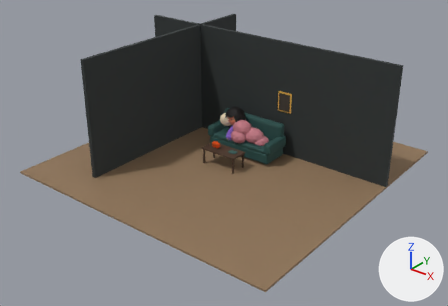
An edit to the Blender file reels/week-reel/episode.blend, drawn before and after from the same camera.
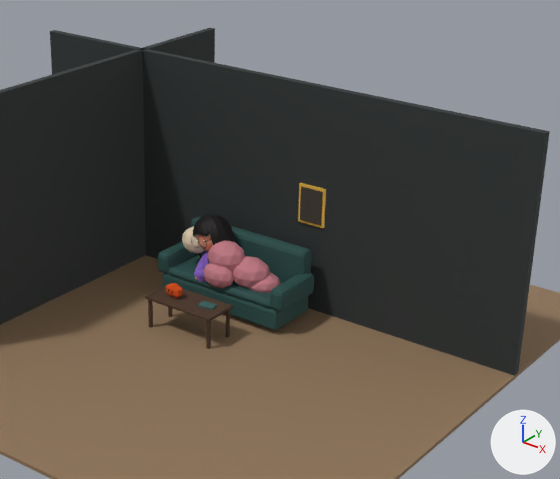
Each version appears first whole from a camera (50 mm lens) standing at (9.45, -12.11, 7.68) and looking at (0.18, -0.52, 0.5), and next in a close-up on the part from 29% to 91% of the width and 0% to 78% of the height. Arrows for +X, +Y and +Z are at lower right; the lights stay in place. The first two pictures are the older version.

The first close-up shows 'Blanket', 'CoffeeTable', 'Human_Hair', 'Room_Floor', 'Room_Picture', 'Room_PictureFrame', 'Room_Walls', 'Sofa' and 5 more.
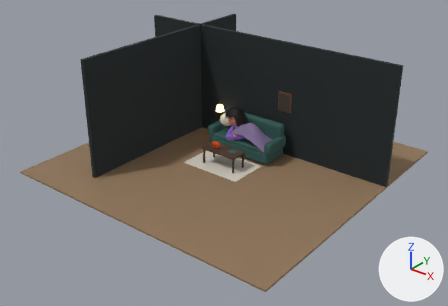
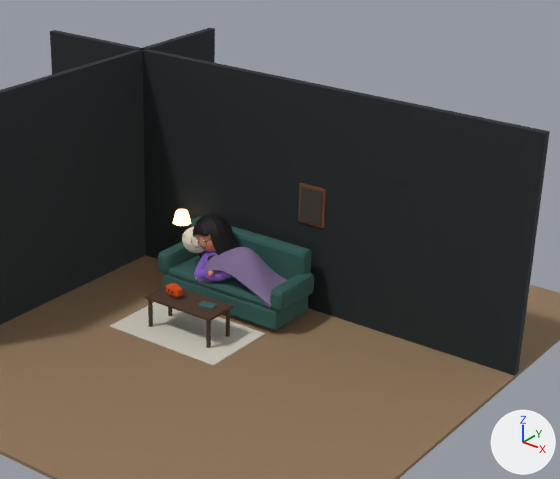
What changed in the scene script:
```text
Add mat_m_blanket_lavender:
    mat_m_blanket_lavender = principled_material('M_Blanket_Lavender')
    mat_m_blanket_lavender.base_color = (0.205, 0.147, 0.283)  # purple #7d6b91
    mat_m_blanket_lavender.roughness = 0.85
Add mat_m_room_framewood:
    mat_m_room_framewood = principled_material('M_Room_FrameWood')
    mat_m_room_framewood.base_color = (0.156, 0.0545, 0.0212)  # brown #6e4228
    mat_m_room_framewood.roughness = 0.7
Add mat_m_lampshade_glow:
    mat_m_lampshade_glow = principled_material('M_LampShade_Glow')
    mat_m_lampshade_glow.base_color = (1.0, 0.62, 0.3)  # beige #ffce95
    mat_m_lampshade_glow.roughness = 0.8
    mat_m_lampshade_glow.emission_color = (1.0, 0.62, 0.3)  # beige #ffce95
    mat_m_lampshade_glow.emission_strength = 2.5
Add mat_m_rug_beige:
    mat_m_rug_beige = principled_material('M_Rug_Beige')
    mat_m_rug_beige.base_color = (0.672, 0.624, 0.539)  # pale yellow #d6cfc2
    mat_m_rug_beige.roughness = 0.8
Change me_room_pictureframe:
    where me_room_pictureframe.from_pydata(...)  # 56 vertices, 54 faces; spans x 0.64..1.06, y 1.275..1.305, z 1.27..1.83
    remove me_room_pictureframe.materials.append(mat_m_room_framegold)  # yellow #e1b345
    add me_room_pictureframe.materials.append(mat_m_room_framewood)  # brown #6e4228
Change me_blanket:
    used by ob_blanket; location = (0.0, 0.0, 0.0)
    remove me_blanket.from_pydata(...)  # 168 vertices, 320 faces; spans x -0.294..0.771, y 0.19..0.88, z 0.355..1.04
    remove me_blanket.materials.append(mat_m_blanket_dustypink)  # pink #c47c86
    add me_blanket.from_pydata(...)  # 228 vertices, 396 faces; spans x -0.26..0.92, y 0.28..0.98, z 0.443..0.973
    me_blanket part 1: the loose piece of 42 vertices spanning x 0.023..0.617, y 0.37..0.87, z 0.415..0.865 is rebuilt with 228 vertices and now spans x -0.26..0.92, y 0.28..0.98, z 0.443..0.973, in mat_m_blanket_lavender (purple #7d6b91)
    me_blanket part 2: the loose piece of 42 vertices spanning x 0.269..0.771, y 0.44..0.88, z 0.355..0.685 is deleted
    me_blanket part 3: the loose piece of 42 vertices spanning x -0.258..0.218, y 0.19..0.53, z 0.42..0.78 is deleted
    me_blanket part 4
    42 vertices are removed from x -0.294..0.254, y 0.3..0.78, z 0.56..1.04
    80 faces are deleted
    add me_blanket.materials.append(mat_m_blanket_lavender)  # purple #7d6b91
Add me_lamp_shade:
    me_lamp_shade.from_pydata(...)  # a 10-sided cut cone along z (radius 0.14 at the low end, 0.09 at the high end) spanning x -1.353..-1.087, y 0.9..1.18, z 0.86..1.04
    me_lamp_shade.materials.append(mat_m_lampshade_glow)  # beige #ffce95, glowing beige #ffce95
Add me_rug:
    me_rug.from_pydata(...)  # 56 vertices, 54 faces; spans x -0.95..0.85, y -0.88..0.27, z 0.0..0.01
    me_rug.materials.append(mat_m_rug_beige)  # pale yellow #d6cfc2
Add ob_lamp_shade:
    ob_lamp_shade = bpy.data.objects.new('Lamp_Shade', me_lamp_shade)
    ob_lamp_shade.location = (0.0, 0.0, 0.0)
Add ob_rug:
    ob_rug = bpy.data.objects.new('Rug', me_rug)
    ob_rug.location = (0.0, 0.0, 0.0)
```

Boxes (x1, y1, x2, y2) around the edits, measured in the close-ups (560 x 479 px):
'Rug', added (pale yellow)
    after: (110, 302, 265, 365)
'Blanket', reshaped, recoloured
    before: (203, 241, 280, 293)
    after: (204, 247, 287, 308)
'Room_PictureFrame', recoloured (darker)
    both: (298, 183, 326, 228)
'Lamp_Shade', added
    after: (173, 209, 191, 226)
part 1 of me_blanket, rebuilt (121% wider, 88% taller)
    before: (233, 256, 270, 288)
    after: (204, 247, 287, 308)
part 2 of me_blanket, deleted
    before: (249, 272, 280, 293)
part 3 of me_blanket, deleted
    before: (203, 263, 234, 288)
part 4 of me_blanket, deleted (pink)
    before: (208, 241, 245, 272)
